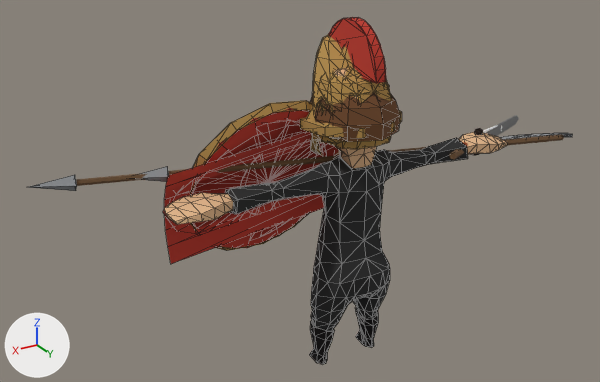
Two versions of the glTF model models/knight.glb, one commit apart.
Camera for both pictures: a camera (50 mm lens) standing at (759.0, 1107.0, 904.0) and looking at (66.0, -49.0, 326.0). Every picture has the same lights, and +X, +Y and +Z are marked at lower left. The first picture is the older version. Mesh edges are drawn as thin lines on the coarser meshes. Where no turn or scale is listed for an object, it has been applied to the vertices.
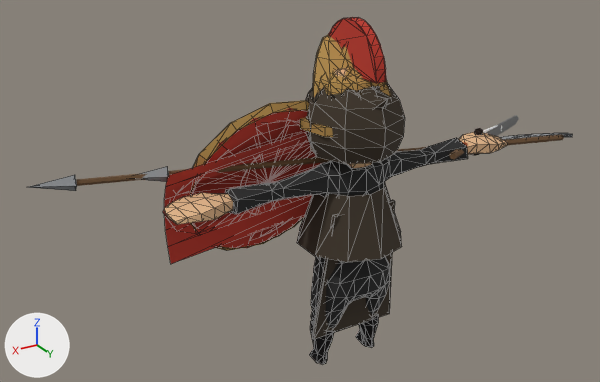
What differs and where, as boxes [x1, y1, x2, y2] in the pictures (600 x 382 px):
'Mesh_28', added
    after: [306, 82, 405, 164]
'Mesh_30', added (brown)
    after: [297, 182, 402, 262]
'Mesh_31', added
    after: [312, 200, 395, 339]
'Mesh_29', added (mostly hidden)
    after: [371, 97, 388, 110]
'Mesh_26', unchanged, covered by the edit
    before: [310, 92, 400, 142]

The change, as a diff of the scene's bpy script:
```diff
--- a/models/knight.glb.py
+++ b/models/knight.glb.py
@@ mat_scoutcloak @@
+mat_scoutcloak = principled_material('ScoutCloak')
+mat_scoutcloak.base_color = (0.0497, 0.0356, 0.0222)  # brown #3f3529
+mat_scoutcloak.roughness = 1.0
@@ me_mesh_31 @@
+me_mesh_31.from_pydata([(-62.0, 0.0, 0.0), (62.0, 0.0, 0.0), (84.0, -28.0, -248.0), (-84.0, -28.0, -248.0), (84.0, -34.0, -248.0), (62.0, -6.0, 1.0), (-62.0, -6.0, 1.0), (-84.0, -34.0, -248.0)], [], [(0, 1, 2), (2, 3, 0), (4, 5, 6), (6, 7, 4), (0, 3, 6), (3, 7, 6), (3, 2, 7), (2, 4, 7), (2, 1, 4), (1, 5, 4), (1, 0, 5), (0, 6, 5)])
+me_mesh_31.materials.append(mat_scoutcloak)  # brown #3f3529
@@ me_mesh_30 @@
+me_mesh_30.from_pydata(...)  # 22 vertices, 20 faces; spans x -91.0..91.0, y -96.0..96.0, z -53.0..53.0
+me_mesh_30.materials.append(mat_scoutcloak)  # brown #3f3529
@@ me_mesh_29 @@
+me_mesh_29.from_pydata([(0.0, -52.0, 10.8), (31.6, -42.4, -4.7), (0.0, 32.8, 20.3), (31.6, -23.2, -35.8), (0.0, -13.6, -51.4), (-31.6, -23.2, -35.8), (-31.6, -42.4, -4.7), (0.0, -52.0, 10.8), (0.0, -32.8, -20.3)], [], [(0, 1, 2), (1, 3, 2), (3, 4, 2), (4, 5, 2), (5, 6, 2), (6, 7, 2), (1, 0, 8), (3, 1, 8), (4, 3, 8), (5, 4, 8), (6, 5, 8), (7, 6, 8)])
+me_mesh_29.materials.append(mat_scoutcloak)  # brown #3f3529
@@ me_mesh_28 @@
+me_mesh_28.from_pydata(...)  # 55 vertices, 88 faces; spans x -84.0..84.0, y -92.0..91.0, z -51.0..91.0
+me_mesh_28.materials.append(mat_scoutcloak)  # brown #3f3529
@@ ob_mesh_31 @@
+ob_mesh_31 = bpy.data.objects.new('Mesh_31', me_mesh_31)
+ob_mesh_31.location = (0.0, 57.0, 317.0)
@@ ob_mesh_30 @@
+ob_mesh_30 = bpy.data.objects.new('Mesh_30', me_mesh_30)
+ob_mesh_30.location = (0.0, 12.0, 297.0)
@@ ob_mesh_29 @@
+ob_mesh_29 = bpy.data.objects.new('Mesh_29', me_mesh_29)
+ob_mesh_29.location = (0.0, 74.0, 504.0)
@@ ob_mesh_28 @@
+ob_mesh_28 = bpy.data.objects.new('Mesh_28', me_mesh_28)
+ob_mesh_28.location = (0.0, 12.0, 460.0)
```
